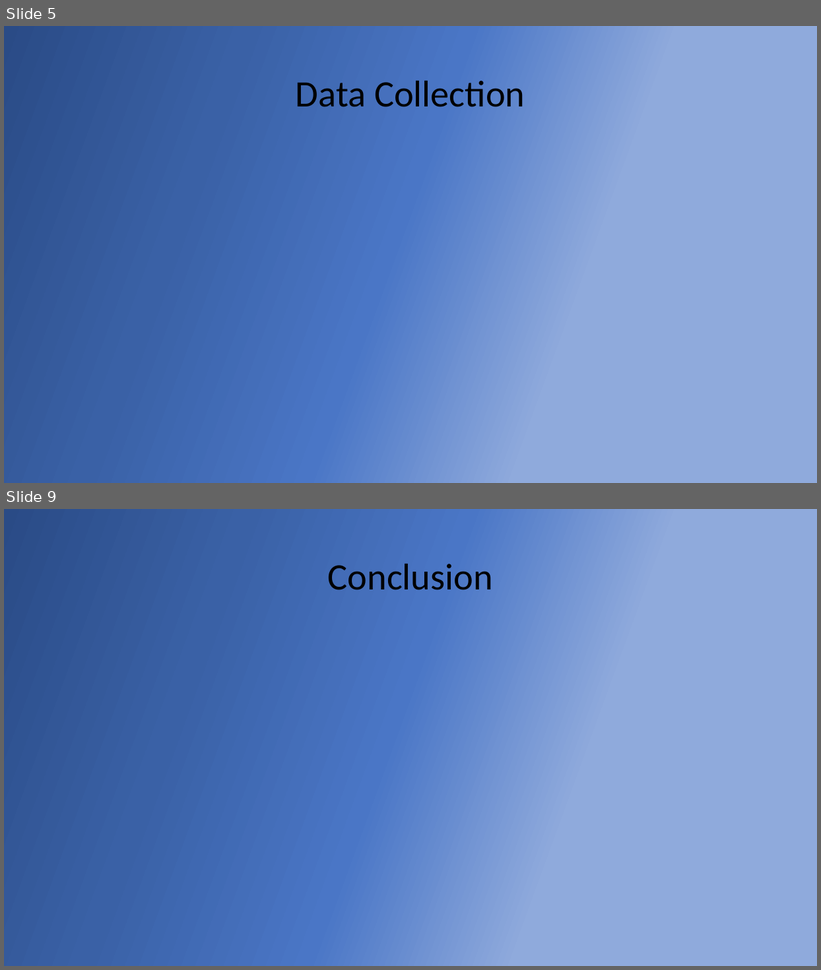
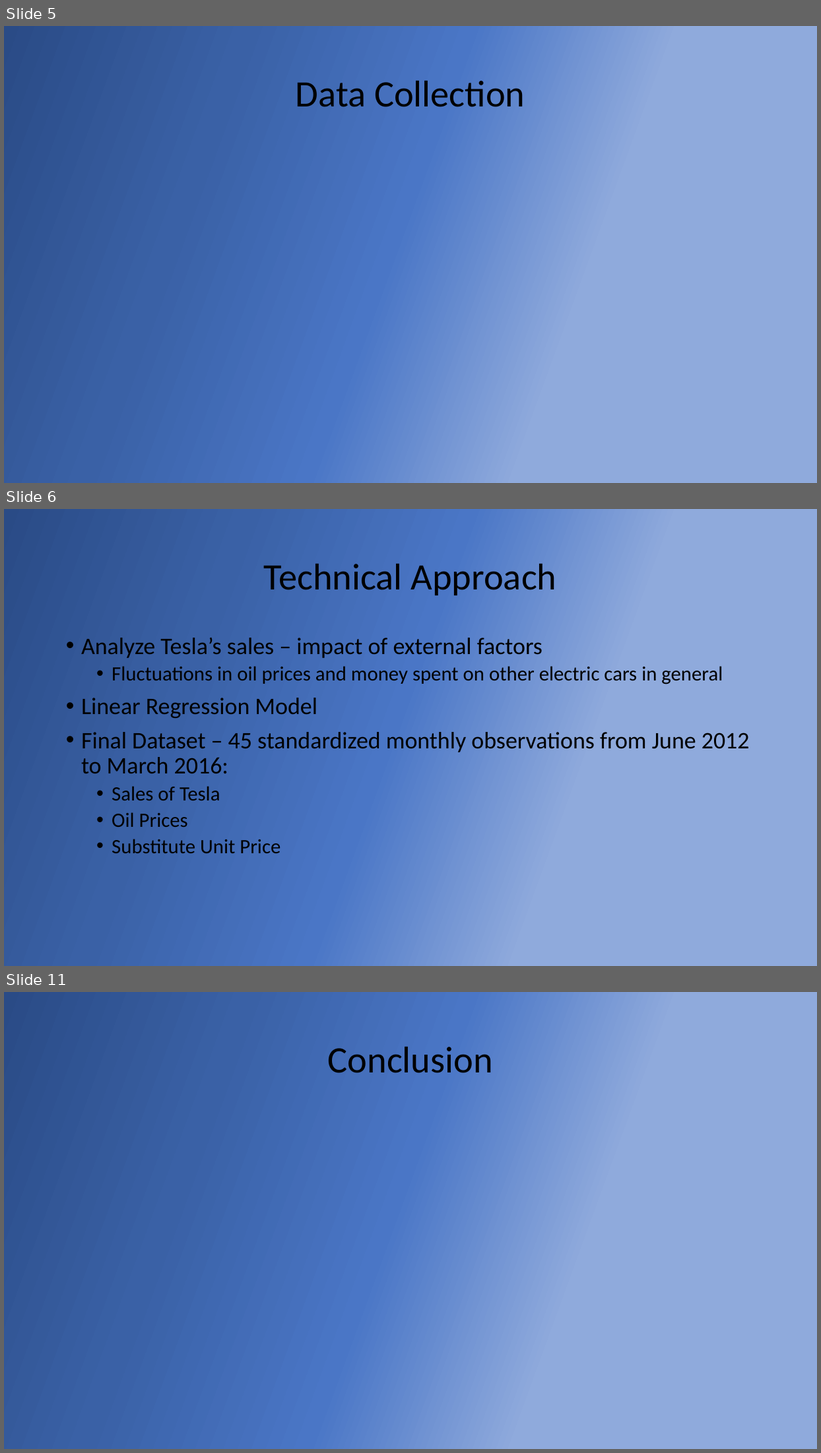
Before and after one commit to sonamgupta1105/Tesla_Analytics, a slide deck: finalPptTesla.pptx. Shown one above the other, each under a label of ours: slides 5 and 9 before the commit, slides 5, 6 and 11 after it; the slides between them are not shown. The pictures are 821x970 and 821x1453 pixels, drawn with LibreOffice and Linux fonts; fonts in the diff are those of the drawing. Boxes give left, top, right and bottom in pixels: in the first picture for what was removed or moved away, otherwise in the second. Text is boxed around its words. In the diff, an @@ line names an element or a change of style, - is before the commit and + after.

```diff
--- a/finalPptTesla.pptx
+++ b/finalPptTesla.pptx
@@ slide 6 added at <box>4,509,817,966</box>, background gradient #2A4B86 to #3A61A6 to #4A76C6 to #8FAADC @@
@@ title added at <box>264,564,556,595</box>, 44 pt, text #000000 @@
+Technical Approach
@@ text added at <box>81,638,750,854</box>, 28 pt, text #000000 @@
+• Analyze Tesla’s sales – impact of external factors
+  • Fluctuations in oil prices and money spent on other electric cars in general
+• Linear Regression Model
+• Final Dataset – 45 standardized monthly observations from June 2012 to March 2016:
+  • Sales of Tesla
+  • Oil Prices
+  • Substitute Unit Price
@@ what was slide 9 is now slide 11 @@
```
Also in this commit, not shown: 7 other slides added, 5 slides removed, 1 other file.
